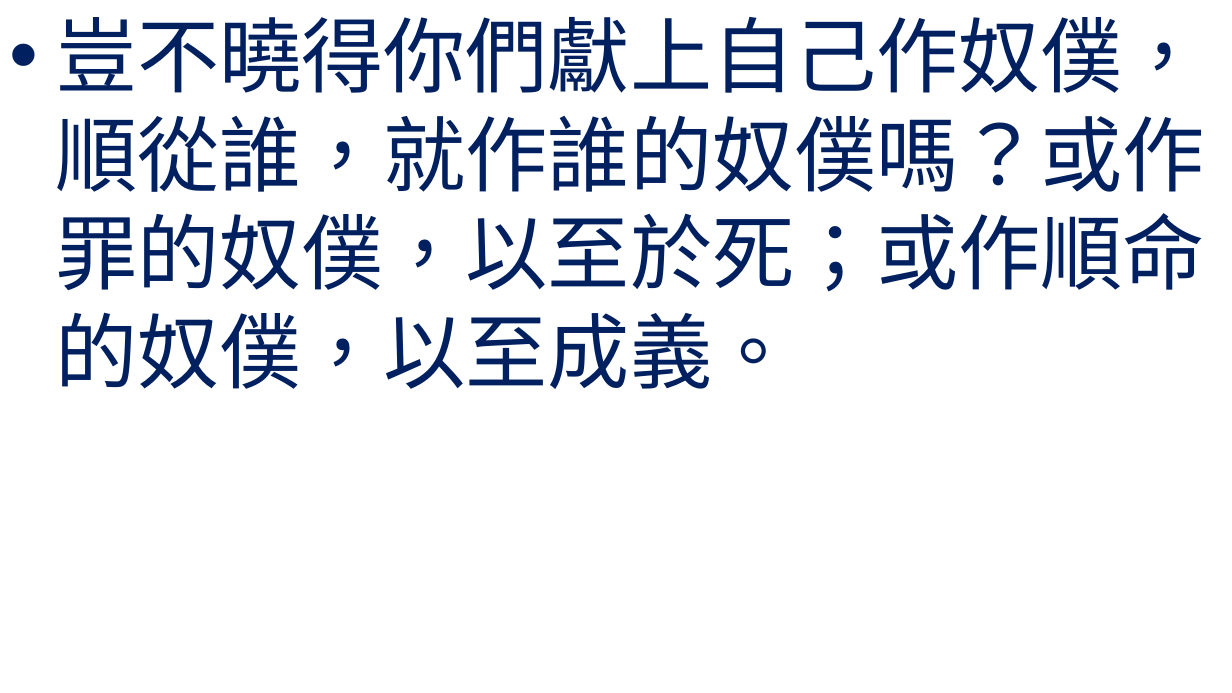
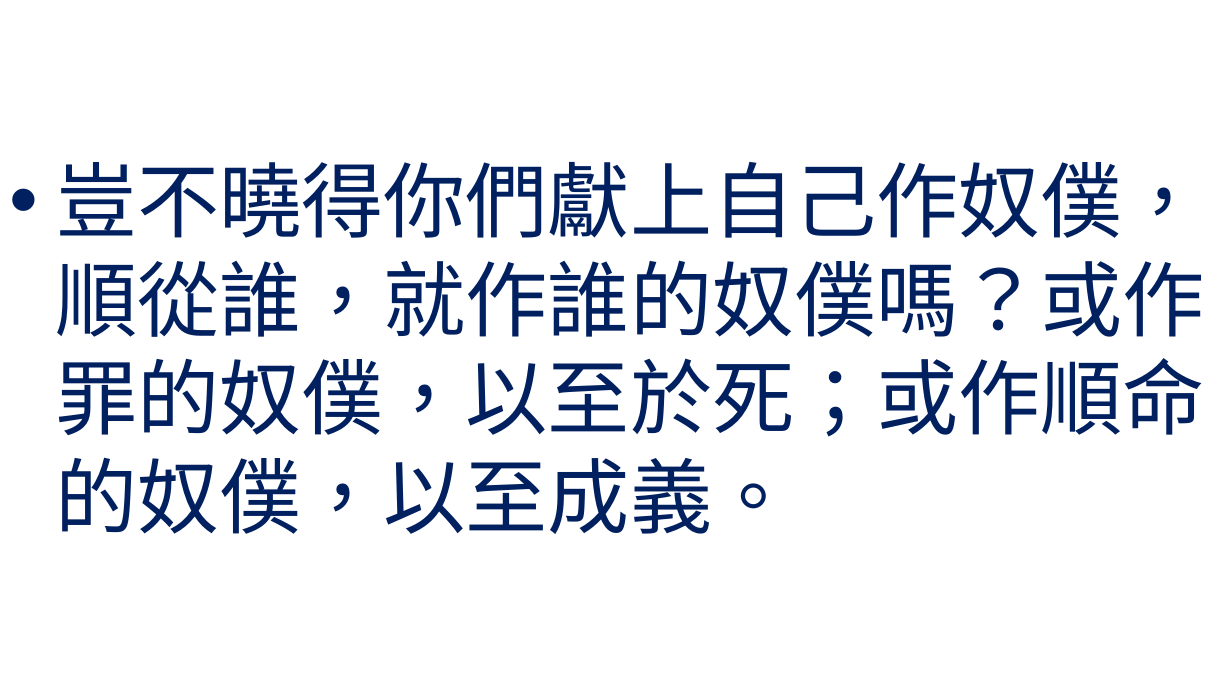
Before and after one commit to batisuoc/worship-resources, a slide deck: slide 4 of 65信靠順服.pptx. Drawn at 1232x693 pixels with LibreOffice and Linux fonts; fonts in the diff are those of the drawing; background and template pictures are left out. Boxes give left, top, right and bottom in pixels: in the first picture for what was removed or moved away, otherwise in the second. Text is boxed around its words. In the diff, an @@ line names an element or a change of style, - is before the commit and + after.

```diff
--- a/65信靠順服.pptx
+++ b/65信靠順服.pptx
@@ text "豈不曉得你們獻上自己作奴僕，順從誰，就作誰的奴僕嗎？或作罪的奴僕，以至於死；或作順命的奴僕，以至成義。" at [55,162,1204,534]: vertical alignment top to middle @@
```
Also in this commit, not shown: 5 other slides changed.
